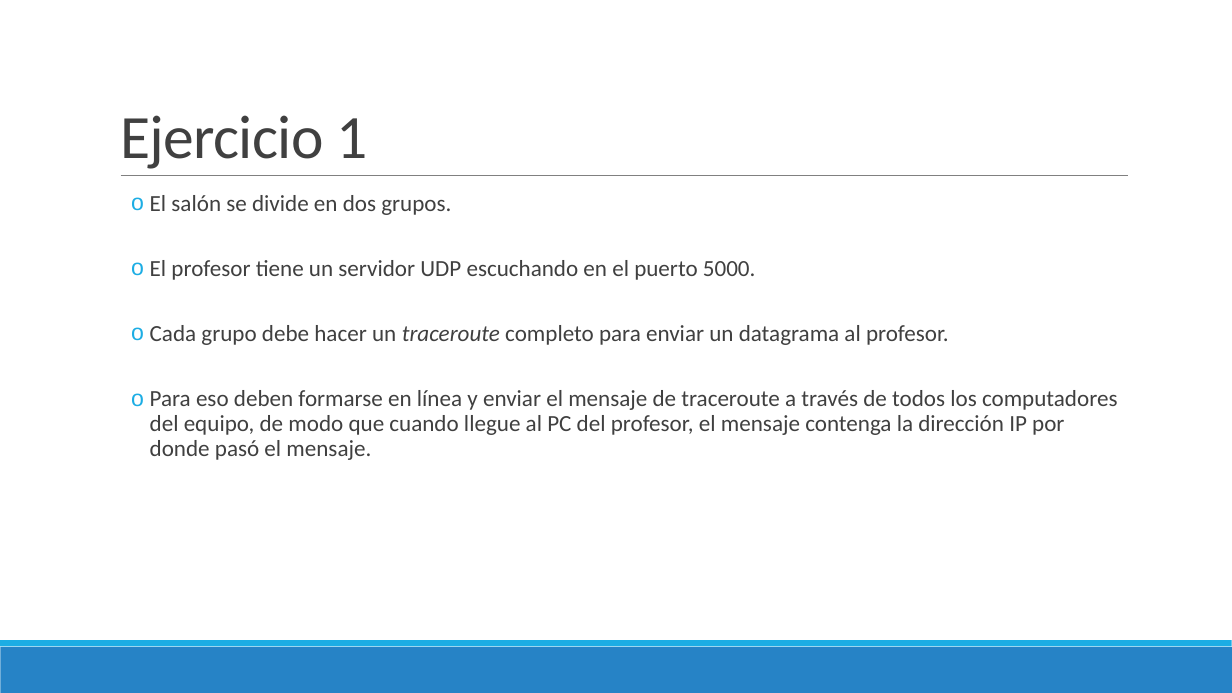
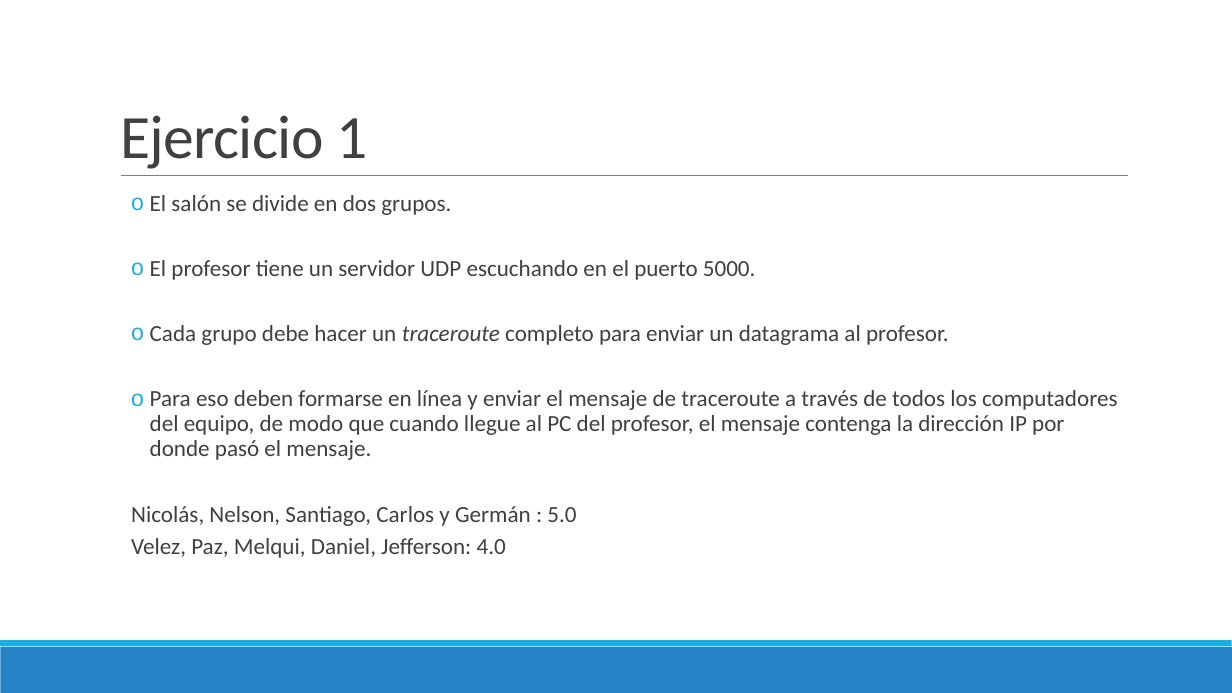
Before and after one commit to Domiciano/ProgramacionEnRed191, a slide deck: slide 15 of Semana 7/Presentación.pptx. Drawn at 1232x693 pixels with LibreOffice and Linux fonts; fonts in the diff are those of the drawing. Boxes give left, top, right and bottom in pixels: in the first picture for what was removed or moved away, otherwise in the second. Text is boxed around its words. In the diff, an @@ line names an element or a change of style, - is before the commit and + after.

```diff
--- a/Semana 7/Presentación.pptx
+++ b/Semana 7/Presentación.pptx
@@ text at (131,506,576,558): paragraphs added @@
+  Nicolás, Nelson, Santiago, Carlos y Germán : 5.0
+  Velez, Paz, Melqui, Daniel, Jefferson: 4.0
```
Also in this commit, not shown: 1 other slide changed, 7 other files.
